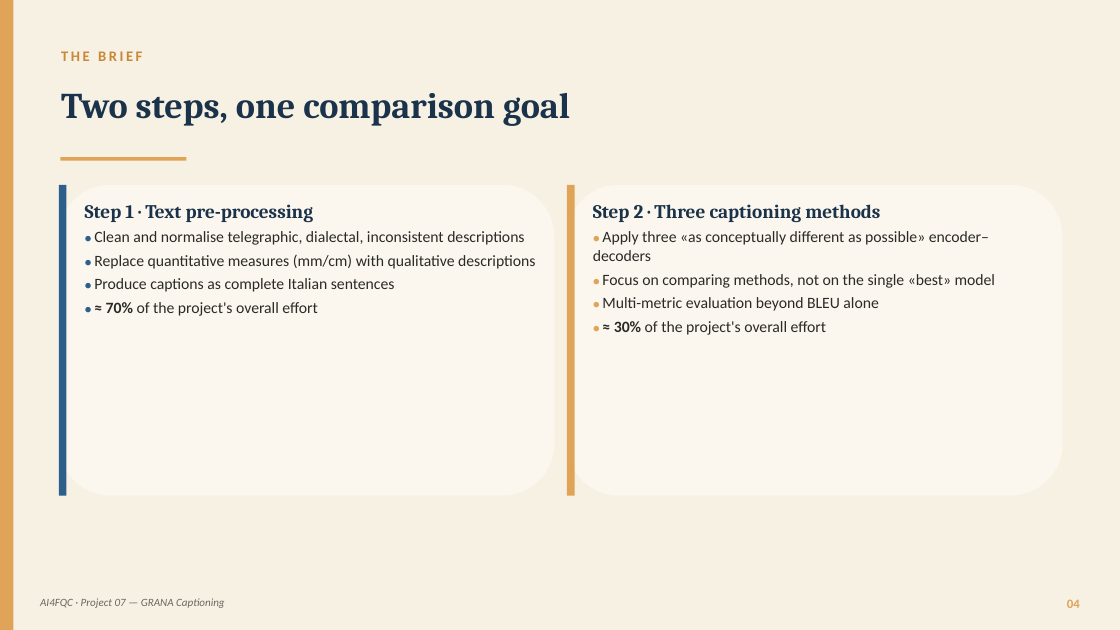
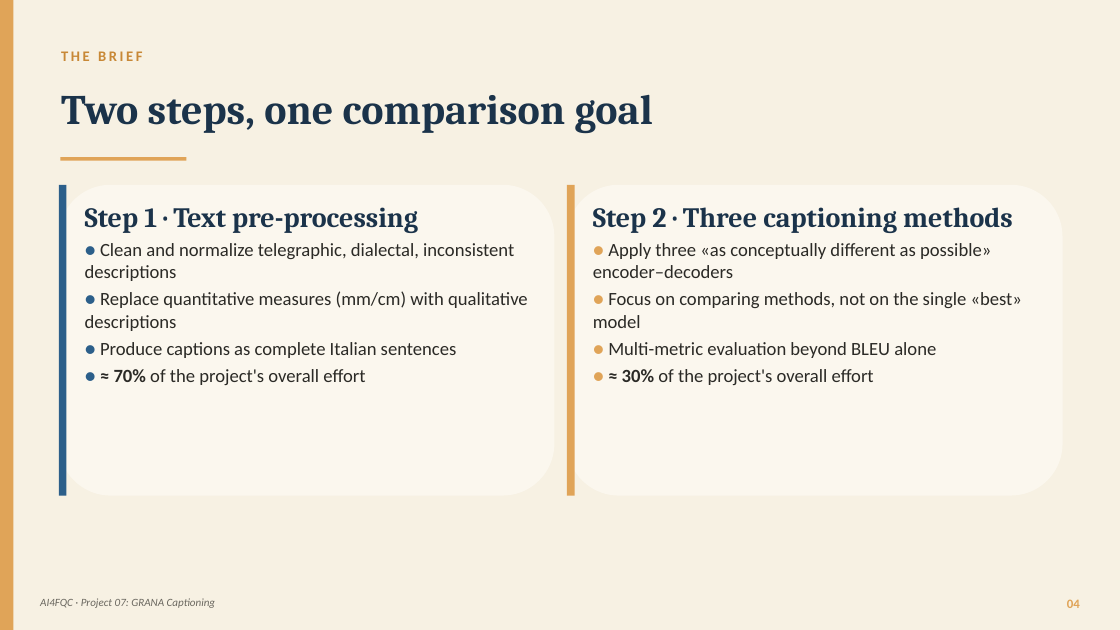
Before and after one commit to panciut/Cheese, a slide deck: slide 4 of presentation/Trentingrana_Captioning_EN.pptx. Drawn at 1120x630 pixels with LibreOffice and Linux fonts; fonts in the diff are those of the drawing. Boxes give left, top, right and bottom in pixels: in the first picture for what was removed or moved away, otherwise in the second. Text is boxed around its words. In the diff, an @@ line names an element or a change of style, - is before the commit and + after.

```diff
--- a/presentation/Trentingrana_Captioning_EN.pptx
+++ b/presentation/Trentingrana_Captioning_EN.pptx
@@ text "Two steps, one comparison goal" at (61,94,653,134): size 31 to 36 pt @@
@@ text at (85,207,528,385): size 16.5 to 24 pt in "Step 1 · Text pre-processing"; size 10 to 16 pt in "●", "●", "●"; size 13.5 to 16 pt in "Replace quantitative measures (mm/cm) with qualitative descr ...", "Produce captions as complete Italian sentences", "≈ 70% of the project's overall effort" @@
@@ text "Step 2 · Three captioning ..." at (593,207,1022,385): size 16.5 to 24 pt in "Step 2 · Three captioning methods"; size 10 to 16 pt in "●", "●", "●", "●"; size 13.5 to 16 pt in "Apply three «as conceptually different as possible» ...", "Focus on comparing methods, not on the ...", "Multi-metric evaluation beyond BLEU alone", "≈ 30% of the project's overall effort" @@
@@ text at (85,243,514,281): text changed; size 13.5 to 16 pt @@
-● Clean and normalise telegraphic, dialectal, inconsistent descriptions
+● Clean and normalize telegraphic, dialectal, inconsistent descriptions
@@ text at (40,598,216,608): text changed @@
-AI4FQC · Project 07 — GRANA Captioning
+AI4FQC · Project 07: GRANA Captioning
```
Also in this commit, not shown: 29 other slides changed, 1 other file.
